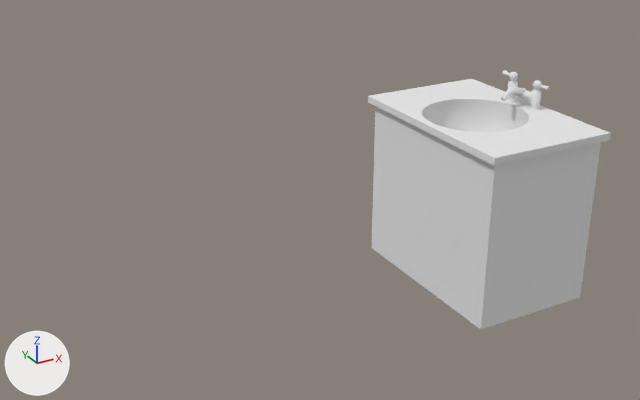
A saved change to the Blender file Assets/models/floor_2/bathroom_e/sink.blend.
Both versions are drawn from a 50 mm lens placed at (-3.58, -13.48, 7.61), pointed at (2.97, -1.58, 1.65). The axes (+X, +Y, +Z) are drawn at lower left. The lights are the same throughout.

Names of what the first picture shows: 'base.001', 'basin', 'top'.
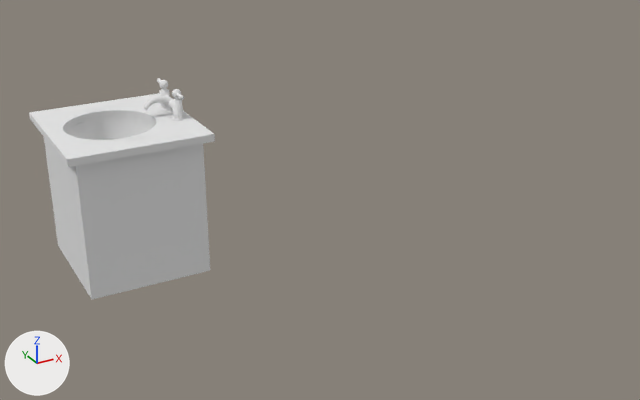
ob_sink is not drawn itself; it is the parent of ob_top, ob_basin, ob_base_001, ob_pipes_001.

Scene script edits in JSON lines:
```json
{"block": "me_mesh", "where": "# used by ob_top; parent = ob_sink; location = (-2.0, 3.25, 3.0); rotation_euler = (0.0, 0.0, 1.571), in degrees (0, 0, 90); scale = (0.875, 0.875, 1.0)"}
{"op": "remove", "block": "me_mesh", "code": "me_mesh.from_pydata(...)  # 110 vertices, 163 faces; spans x -2.0..2.0, y -1.47..1.15, z -0.12..0.0"}
{"op": "add", "block": "me_mesh", "code": "me_mesh.from_pydata(...)  # 110 vertices, 163 faces; spans x -1.42..1.43, y -1.47..1.15, z -0.12..0.0"}
{"block": "me_mesh", "change": "me_mesh part 1: 108 of 110 vertices moved; they spanned x -2.0..2.0, y -1.47..1.15, z -0.12..0.0 and now span x -1.42..1.43, y -1.47..1.15, z -0.12..0.0; mean shift (0.0, 0.0, 0.0); largest move (-2.0, -1.15, 0.0) -> (-1.42, -1.15, 0.0)"}
{"op": "set", "path": "ob_sink.location", "old": "(5.441, -2.418, 3.0)", "new": "(0.0, 0.0, 3.0)"}
{"op": "set", "path": "ob_basin.scale", "old": "(0.888, 0.888, 0.75)", "new": "(0.745, 0.745, 0.75)"}
{"op": "set", "path": "ob_base_001.location", "old": "(-1.85, 3.25, 1.473)", "new": "(-1.85, 3.25, 1.733)"}
{"op": "set", "path": "ob_base_001.scale", "old": "(1.06, 1.65, 1.45)", "new": "(1.0, 1.08, 1.17)"}
```

Location of each change, (x1, y1, x2, y2) in pixels of the pictures (640 x 400 px):
```json
{"object": "base.001", "change": "moved, rescaled", "before": [372, 106, 601, 329], "after": [44, 138, 210, 299]}
{"object": "top", "change": "reshaped, moved", "before": [368, 79, 611, 166], "after": [29, 93, 215, 167], "on screen": "23% narrower, 15% shorter"}
{"object": "basin", "change": "moved, rescaled", "before": [423, 105, 528, 132], "after": [65, 117, 155, 140]}
{"object": "spout.001", "change": "moved", "before": [501, 87, 526, 102], "after": [144, 96, 172, 111]}
{"object": "pipe_connector_n.001", "change": "moved", "before": [530, 90, 542, 106], "after": [172, 98, 183, 115]}
{"object": "pipe_connector_s.001", "change": "moved", "before": [507, 81, 518, 96], "after": [159, 89, 170, 105]}
{"object": "handle_ball_s.001", "change": "moved", "before": [509, 72, 518, 80], "after": [159, 80, 168, 89]}
{"object": "connecting_pipe.001", "change": "moved", "before": [514, 90, 531, 101], "after": [165, 95, 173, 109]}
{"object": "handle_ball_n.001", "change": "moved", "before": [533, 80, 542, 89], "after": [172, 89, 181, 98]}
{"object": "washer_n.001", "change": "moved", "before": [527, 107, 542, 111], "after": [171, 116, 186, 121]}
{"object": "handle_n.001", "change": "moved", "before": [539, 84, 549, 91], "after": [177, 93, 184, 100]}
{"object": "washer_s.001", "change": "moved", "before": [505, 98, 519, 102], "after": [158, 107, 172, 111]}
{"object": "pipe_n.001", "change": "moved", "before": [531, 105, 540, 109], "after": [174, 114, 182, 119]}
{"object": "pipe_s.001", "change": "moved", "before": [507, 96, 516, 100], "after": [161, 105, 170, 109]}
{"object": "handle_s.001", "change": "moved", "before": [502, 70, 510, 76], "after": [157, 78, 161, 83]}
```
